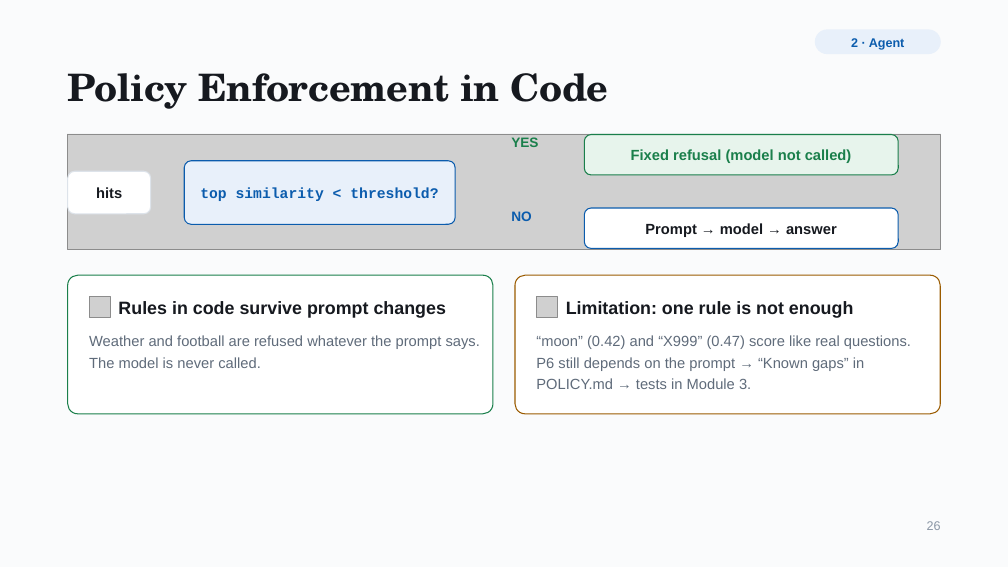
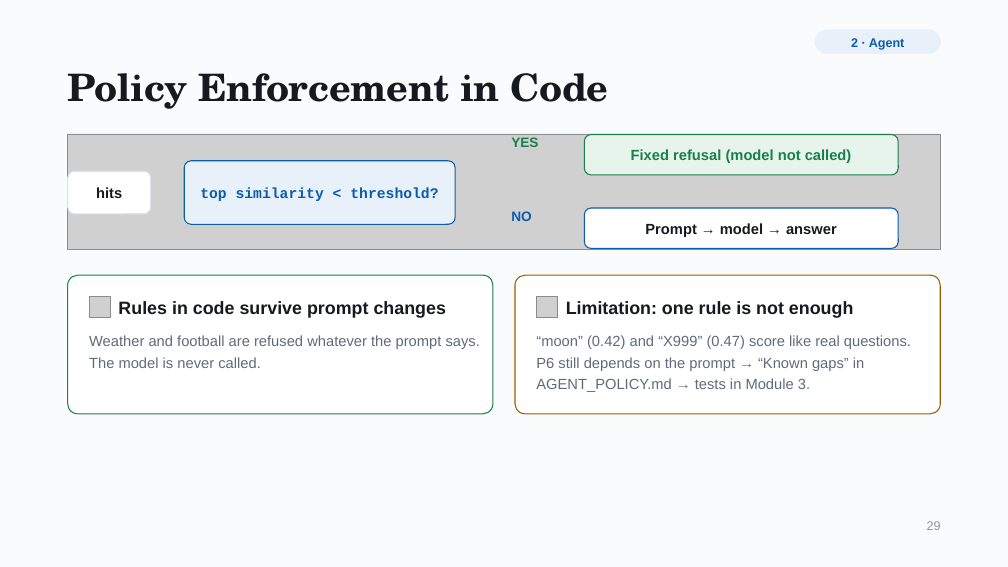
Before and after one commit to karin-8/rag-chatbot-student, a slide deck: slide 29 of student-guide/RAG in Production.pptx (slide 26 before the commit). Drawn at 1008x567 pixels with LibreOffice and Linux fonts; fonts in the diff are those of the drawing; grey boxes stand for pictures. Boxes give left, top, right and bottom in pixels: in the first picture for what was removed or moved away, otherwise in the second. Text is boxed around its words. In the diff, an @@ line names an element or a change of style, - is before the commit and + after.

```diff
--- a/student-guide/RAG in Production.pptx
+++ b/student-guide/RAG in Production.pptx
@@ text at box(536, 335, 911, 392): text changed @@
-“moon” (0.42) and “X999” (0.47) score like real questions. P6 still depends on the prompt → “Known gaps” in POLICY.md → tests in Module 3.
+“moon” (0.42) and “X999” (0.47) score like real questions. P6 still depends on the prompt → “Known gaps” in AGENT_POLICY.md → tests in Module 3.
```
Also in this commit, not shown: 52 other slides changed, 6 slides added, 1 slide removed.
